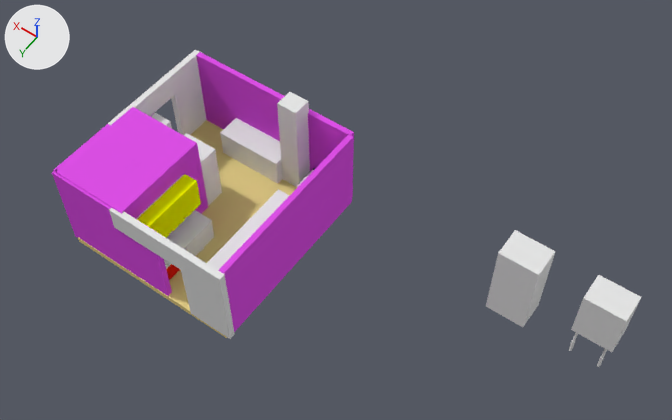
Renders of the Blender file Blood Transfusion/Assets/Kristerin juttui/Blender stuff/medical room.blend from each side of a commit.
Both versions are drawn from a 50 mm camera at (-13.61, 12.54, 23.6) aimed at (-4.28, -0.53, 3.07). Lighting does not change. The marker at upper left points along +X, +Y and +Z.

The scene before the commit, as lines of its bpy script (objects in view):
```python
me_cube_016 = bpy.data.meshes.new('Cube.016')
me_cube_016.from_pydata(...)  # a box spanning x -0.46..0.46, y -1.32..1.32, z -0.24..0.24
me_cube_016.materials.append(mat_material_012)  # red #e72112
me_cube_025 = bpy.data.meshes.new('Cube.025')
me_cube_025.from_pydata(...)  # a box spanning x -0.369..0.369, y -0.543..0.543, z -0.231..0.231
me_cube_025.materials.append(mat_material_002)  # yellow #eeff00
me_cube_026 = bpy.data.meshes.new('Cube.026')
me_cube_026.from_pydata(...)  # a box spanning x -0.239..0.239, y -0.191..0.191, z -0.149..0.149
ob_cube_008 = bpy.data.objects.new('Cube.008', me_cube_016)
ob_cube_008.location = (0.06, 1.79, 0.39)
ob_cube_008.scale = (1.0, 0.88, 1.74)
ob_cube_017 = bpy.data.objects.new('Cube.017', me_cube_025)
ob_cube_017.location = (0.2, 1.78, 1.92)
ob_cube_017.rotation_euler = (0.0, -1.571, 0.0)  # degrees (0, -90, 0)
ob_cube_017.scale = (1.47, 2.22, 1.0)
ob_cube_018 = bpy.data.objects.new('Cube.018', me_cube_026)
ob_cube_018.location = (-1.15, 3.07, 2.7)
ob_cube_018.rotation_euler = (-1.571, -1.571, 0.0)  # degrees (-90, -90, 0)
ob_cube_018.scale = (1.71, 10.5, 0.68)
# also in view: 'Cube.001' at (0.01, -3.12, 1.57); 'Cube.021' at (3.11, -2.58, 1.53); 'Cube.003' at (-3.02, -0.02, 1.57); 'Cube.016' at (-9.25, -2.55, 1.44); 'Cube.011' at (1.09, -0.51, 1.14)
```
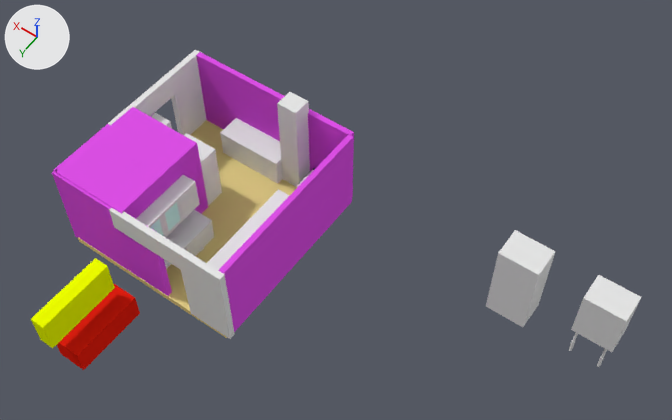
Boxes [x1, y1, x2, y2] around the edits, measured in the pictures (672 x 420 px):
'Cube.017', moved
    before: [137, 174, 201, 238]
    after: [31, 258, 115, 348]
'Cube.008', moved
    before: [166, 264, 180, 280]
    after: [57, 283, 140, 370]

The change, as a list of edits to the scene's bpy script:
```text
Change ob_cube_008:
    ob_cube_008.location: (0.06, 1.79, 0.39) -> (0.06, 5.18, 0.39)
Change ob_cube_017:
    ob_cube_017.location: (0.2, 1.78, 1.92) -> (0.2, 5.52, 1.92)
```
